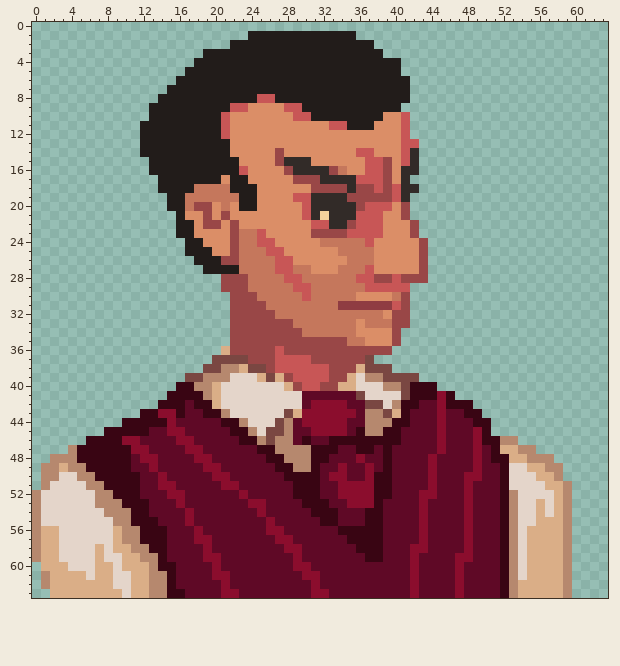
Two versions of one pixel-art sprite, jamAssets/portraits/ValetPortrait.png. This is how it looked before the edit.
The file is 64x64 pixels.
After:
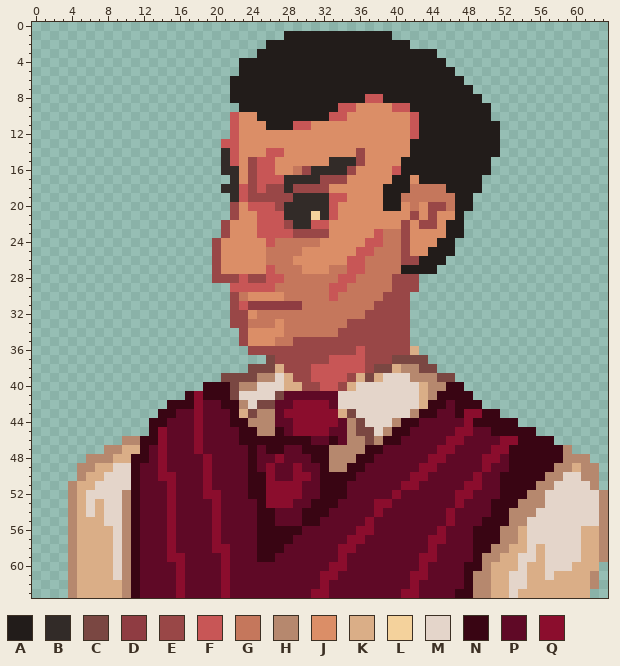
Palette (. is transparent): A #221c1a  B #322b28  C #7a4742  D #8f3c42  E #994747  F #c85656  G #c5775c  H #b6886e  J #db8e67  K #daae87  L #f4d29c  M #e4d5ca  N #390513  P #5f0926  Q #8b0d2d
Diff:
Changed rows in their new state; - is an unchanged pixel.
first column x 0:
 1 ------------------------....--------AAAA------------------------
 2 ----------------------....------------AAAA----------------------
 3 -------------------......--------------AAAAAA-------------------
 4 ------------------.....------------------AAAAA------------------
 5 -----------------......------------------AAAAAA-----------------
 6 ----------------......--------------------AAAAAA----------------
 7 ---------------.......--------------------AAAAAAA---------------
 8 --------------........---AA----------FF---AAAAAAAA--------------
 9 -------------..........AAAAAAA----FFJJJJFFAAAAAAAAA-------------
10 -------------.........F--AAAAAA--FFJJJJ--JFAAAAAAAA-------------
11 ------------..........F---AAAFF--JJJJJ---JFAAAAAAAAA------------
12 ------------..........F------------------JFAAAAAAAAA------------
13 ------------.........FF------------------JAAAAAAAAAA------------
14 ------------.........BF---FF--------EJ---JAAAAAAAAAA------------
15 -------------........BF-EFFJJJJ--BBBEJJJ-AAAAAAAAAA-------------
16 -------------........BBJEFF-JGE--BBE-JJJFAAAAAAAAAA-------------
17 --------------........BJEFFFBBBBEEEJJJJJAAJAAAAAAA--------------
18 --------------.......BBFEFEEBEE--JJJJJJAAAGGGGAAAA--------------
19 ---------------.......BFEEEEEBB--FFJJJJAAGGGGGGAA---------------
20 ---------------.......EJFFFEBBB--FJJJJJAAJGJEEGAA---------------
21 ----------------......E--FFFBBBLBFJJJJJ--JEJEJJA----------------
22 ----------------.....EJ--FFFEBB--JJJJJJ--EJEEJAA----------------
23 ----------------.....EJJJ-FFFEE--JJJJJ-GGEJJJJAA----------------
24 -----------------...E-JJJJ-GGGGGJJJJJ-FGGE-JJAA-----------------
25 -----------------...E-JJJJGGGG----JJFFGGGE-JAAA-----------------
26 ------------------..EJJJJJ-GG------FF-GGGEEAAA------------------
27 -------------------.EJJJJJFGG-J--G-FFGGGGAAAA-------------------
28 --------------------E--FEEFFGG----FFGGGGE--.--------------------
29 ---------------------.FFFFF--GG--FF--GGGEEE---------------------
30 -----------------------GJJJJ--G--F--GGGEE-----------------------
31 -----------------------FDDDDDD----GGGGEEE-----------------------
32 ------------------------JGG----------EEE------------------------
33 ------------------------GGGJG------EEEEE------------------------
34 ----------------------.-JJJJGG----EEEEEE-E----------------------
35 ----------------------.-JJJGG------EEEEE-E----------------------
36 ---------------------...---E--------F---EEK---------------------
37 --------------------......CEEEE--FFFFEEECCCC--------------------
38 -------------------.....--CKEEE--FFFFE--KHHCC-------------------
39 -----------------....CCCCHHMKEE--FFEKCKMMMHHHCC-----------------
40 ----------------...NNNCHH----KEEFFE----MMMMKHHNN----------------
41 ---------------..-QNNNC----CPP----MMM----MMKHN-NN---------------
42 --------------.--NQPPNNH-CCPPQQ--PMMMMM-MMMKNNP--N--------------
43 ------------..NNP-QPPPNKCHHPQQ----KCMMMMMMHNNP-NQQNN------------
44 ----------...--P--Q--P-NHHHPPQ----PHCMMMH-N--P--Q--NNN----------
45 --------.....NQPP-Q---P-NHHNPQQ--PPHCCMH-N---P-QQPPNNNNN--------
46 ------....HHNNQ-PPQ------NNNNN----PHHCH------PQQ-PPPQQNNNN------
47 ----....HHKKN-Q--P------NP-NPPN--HHHH-NP------Q--P-QQNNNNNNH----
48 --....HHHKKNNPQ---P-----N-PQPPP--HHHNN-P-----Q---PQQPNNNNNNHHH--
49 -....-HKKMMN-PQ-----P---N-QPPQPPNHHNNP-P---Q-----PQ-PNNNNN-HKHH-
50 -....-KKMMM----Q---QPP--NNQ-PQQPNNNN-PPP--QQP---P----NNNNH-MMHH-
51 -...HKKMMMM---P----Q-PP-NNQQQQPPNNNPPPPP-QQ-P----Q---NNNHHMMMMH-
52 ....HK-MMMH-----P--QQ--PNNQQQQPPNNNPPPPPQ--PP--Q-----NNHH-MMMMMH
53 ....HK-KMMH-P--QP---Q---PNQQQ-P--N-PPPQQ---P---QP--N-NHHH-MMMMMH
54 ....HK-KMM--P--Q-P--Q----NN---N--P---PQ----P--Q-P--N--HHM-MMMMMH
55 ....HKKK-M--PP-Q-P--Q----NN---NNPP---QP----P--Q-P-NN--H-MMMMMMMH
56 ....HKKKKM-NPPPQ--P-Q----NNNNN----PPQQP----P-Q--PNNNH-KMMMMMMKKH
57 ....HKKKKM-NPPPQ--PPQ----NNNN------QQPP----PQQ--PNNNH-KMMMMMMKKH
58 ....HKK-KMHNPPPQ---PQQ---NNNPP----QQPPP---PPQ---PNNHHKKM-MMMMKKH
59 ....HKK-K-HNPPPQQ--PPQ---NN--P----Q--PP---PQQ--PPNHHKK-M-MMMMKKH
60 -...HKK---HNPPPPQ---PQ-------PP--QQ-------PQ---PNNHKKK---MMMKKK-
61 -...H-K---HNPPPPQ---P---------PPQQ---------Q---PNHHKKM---M-KKKH-
62 -...H----KHNPPPPQ--------------PQ--------------PNHHKKMM----KKKH-
63 --..H-----HNPPPPQ-----P------------------Q-----NNHHKKM-----KKK--
Boxes around the changes in both pictures, in picture pixels (x1, y1, x2, y2):
changed: (32, 31, 608, 598)
